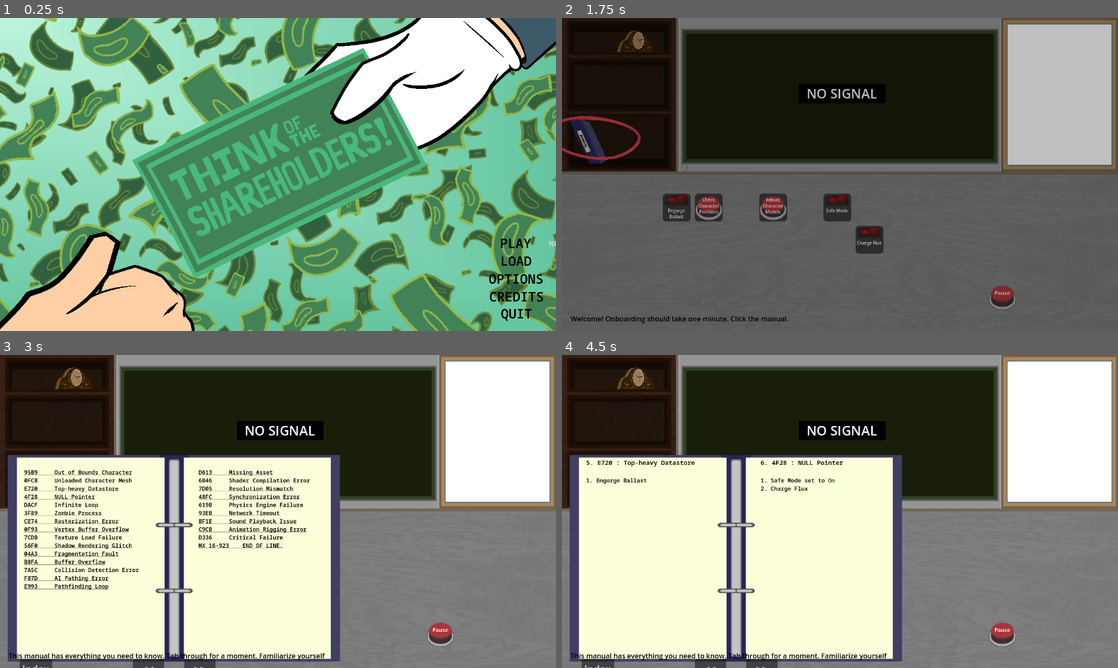
Above: before the commit, frames 1-4 (two rows, left to right).
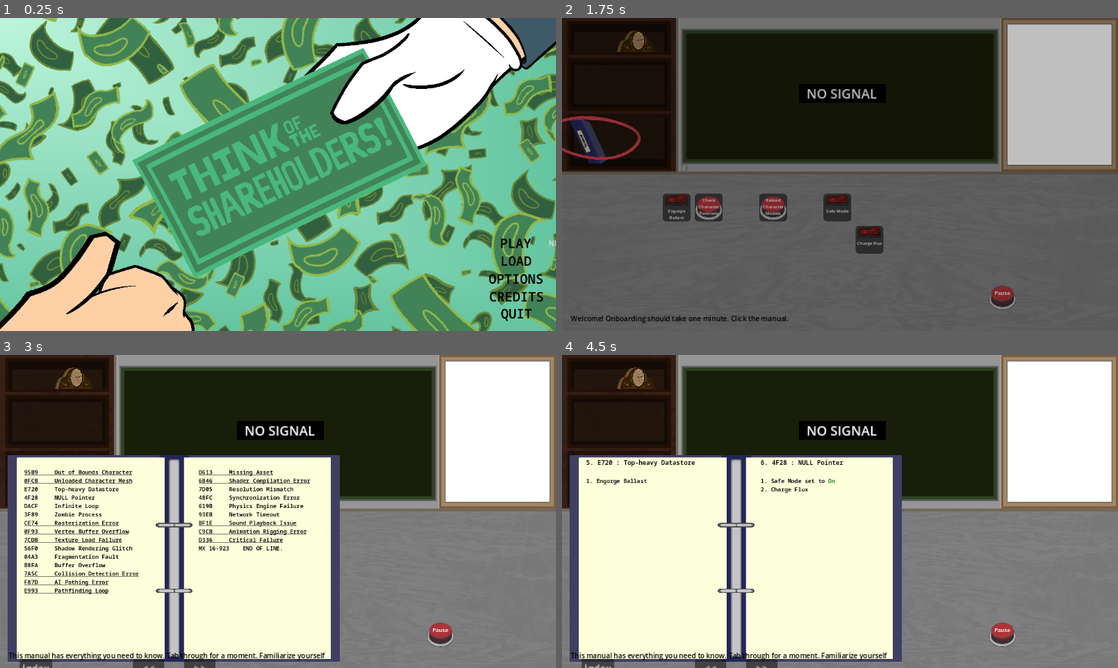
Above: after the commit, the same moments.

Repository: Carth501/team-ferret
Game: Godot game, scene res://scenes/main_menu.tscn
Same seed, same stepped clock (60 frames per second), same inputs: the game is played once before the commit and once after it. Sound files missing from this copy of the repository are replaced by a short silence.
Inputs (mouse positions are in pixels of both pictures, inside the frame that each line leads up to):
- Up to frame 1 (0.25 s): no input
- Up to frame 2 (1.75 s): click "NEW GAME" at 0.5 s; click "CONTINUE" at 1.25 s
- Up to frame 3 (3 s): click (144, 545) at 2.02 s; click (27, 477) at 2.75 s
- Up to frame 4 (4.5 s): click (706, 545) at 3.52 s; click (589, 477) at 4.25 s

The runs differ from the first frame. In frame 1, less than 0.1% of the frame differs, in the area x 0-100%, y 1-97%; in frame 2, 0.6%; in frame 3, 6.1%, in the area x 1-82%, y 4-100%; in frame 4, 1.7%.

Commit message:
Sounds, Splash, & Fullscreen
Added voice over sounds for tutorial (not implemented)
Created two splash screen scenes (not implemented)
Started working on graphic option to toggle fullscreen (not saving to config yet)

Diff:
--- a/icon.svg
+++ /dev/null
@@ -1 +0,0 @@
-<svg height="128" width="128" xmlns="http://www.w3.org/2000/svg"><rect x="2" y="2" width="124" height="124" rx="14" fill="#363d52" stroke="#212532" stroke-width="4"/><g transform="scale(.101) translate(122 122)"><g fill="#fff"><path d="M105 673v33q407 354 814 0v-33z"/><path fill="#478cbf" d="m105 673 152 14q12 1 15 14l4 67 132 10 8-61q2-11 15-15h162q13 4 15 15l8 61 132-10 4-67q3-13 15-14l152-14V427q30-39 56-81-35-59-83-108-43 20-82 47-40-37-88-64 7-51 8-102-59-28-123-42-26 43-46 89-49-7-98 0-20-46-46-89-64 14-123 42 1 51 8 102-48 27-88 64-39-27-82-47-48 49-83 108 26 42 56 81zm0 33v39c0 276 813 276 813 0v-39l-134 12-5 69q-2 10-14 13l-162 11q-12 0-16-11l-10-65H447l-10 65q-4 11-16 11l-162-11q-12-3-14-13l-5-69z"/><path d="M483 600c3 34 55 34 58 0v-86c-3-34-55-34-58 0z"/><circle cx="725" cy="526" r="90"/><circle cx="299" cy="526" r="90"/></g><g fill="#414042"><circle cx="307" cy="532" r="60"/><circle cx="717" cy="532" r="60"/></g></g></svg>
--- a/project.godot
+++ b/project.godot
@@ -13,7 +13,10 @@
 config/name="Think of the Shareholders!"
 run/main_scene="res://scenes/main_menu.tscn"
 config/features=PackedStringArray("4.2", "Mobile")
-config/icon="res://icon.svg"
+boot_splash/show_image=false
+boot_splash/fullsize=false
+boot_splash/use_filter=false
+config/icon="res://assets/images/Shareholders_Icon.png"
 
 [autoload]
 
@@ -30,6 +33,7 @@
 window/size/viewport_height=720
 window/size/resizable=false
 window/subwindows/embed_subwindows=false
+window/stretch/mode="canvas_items"
 
 [dotnet]
 
--- a/scenes/optionsMenu/settings_tab_container.tscn
+++ b/scenes/optionsMenu/settings_tab_container.tscn
@@ -88,9 +88,11 @@
 theme_override_styles/tab_unselected = SubResource("StyleBoxTexture_3rbuy")
 theme_override_styles/tab_focus = SubResource("StyleBoxEmpty_6sdeo")
 tab_alignment = 1
+current_tab = 1
 script = ExtResource("2_ccuh6")
 
 [node name="     Sound     " type="TabBar" parent="TabContainer"]
+visible = false
 layout_mode = 2
 theme = ExtResource("1_x8e27")
 
@@ -209,7 +211,6 @@
 text = "100%"
 
 [node name="    Graphics    " type="TabBar" parent="TabContainer"]
-visible = false
 layout_mode = 2
 theme = ExtResource("1_x8e27")
 
@@ -236,6 +237,18 @@
 theme_override_colors/font_outline_color = Color(0, 0, 0, 1)
 theme_override_constants/outline_size = 5
 text = "Graphic Options"
+
+[node name="View Settings" type="Control" parent="TabContainer/    Graphics    /MarginContainer/VBoxContainer"]
+layout_mode = 2
+
+[node name="toggle_fullscreen" type="CheckButton" parent="TabContainer/    Graphics    /MarginContainer/VBoxContainer/View Settings"]
+layout_mode = 0
+offset_right = 44.0
+offset_bottom = 24.0
+theme = ExtResource("1_x8e27")
+theme_override_colors/font_outline_color = Color(0, 0, 0, 1)
+theme_override_constants/outline_size = 5
+text = "Fullscreen"
 
 [node name="    Controls    " type="TabBar" parent="TabContainer"]
 visible = false
@@ -310,4 +323,5 @@
 [connection signal="value_changed" from="TabContainer/     Sound     /MarginContainer/VBoxContainer/Master Volume/HSlider" to="TabContainer/     Sound     /MarginContainer/VBoxContainer/Master Volume" method="update_label"]
 [connection signal="value_changed" from="TabContainer/     Sound     /MarginContainer/VBoxContainer/Music Volume/HSlider" to="TabContainer/     Sound     /MarginContainer/VBoxContainer/Music Volume" method="update_label"]
 [connection signal="value_changed" from="TabContainer/     Sound     /MarginContainer/VBoxContainer/Effects Volume/HSlider" to="TabContainer/     Sound     /MarginContainer/VBoxContainer/Effects Volume" method="update_label"]
+[connection signal="toggled" from="TabContainer/    Graphics    /MarginContainer/VBoxContainer/View Settings/toggle_fullscreen" to="." method="_on_toggle_fullscreen"]
 [connection signal="pressed" from="save and apply button" to="." method="save_config"]
--- /dev/null
+++ b/scenes/splash/gamejam_splash.tscn
@@ -0,0 +1,21 @@
+[gd_scene load_steps=2 format=3 uid="uid://cm64ucq8pvosq"]
+
+[ext_resource type="Texture2D" uid="uid://c6c2vnvw73pqu" path="res://assets/images/game_jam_splash.png" id="1_5o6mc"]
+
+[node name="gamejam_splash" type="Control"]
+layout_mode = 3
+anchors_preset = 15
+anchor_right = 1.0
+anchor_bottom = 1.0
+grow_horizontal = 2
+grow_vertical = 2
+
+[node name="TextureRect" type="TextureRect" parent="."]
+layout_mode = 1
+anchors_preset = 15
+anchor_right = 1.0
+anchor_bottom = 1.0
+grow_horizontal = 2
+grow_vertical = 2
+texture = ExtResource("1_5o6mc")
+expand_mode = 1
--- /dev/null
+++ b/scenes/splash/tots_splash.tscn
@@ -0,0 +1,45 @@
+[gd_scene load_steps=4 format=3 uid="uid://c1wpi5omlp25w"]
+
+[ext_resource type="Texture2D" uid="uid://cd08uun0vxu6j" path="res://assets/images/Think_Cover_ImgL.png" id="1_k3cwp"]
+[ext_resource type="Shader" path="res://shaders/TV.gdshader" id="2_cu2vp"]
+
+[sub_resource type="ShaderMaterial" id="ShaderMaterial_ih7gj"]
+shader = ExtResource("2_cu2vp")
+shader_parameter/vertJerkOpt = 0.2
+shader_parameter/vertMovementOpt = 0.0
+shader_parameter/bottomStaticOpt = 0.0
+shader_parameter/bottomStaticStrenth = 0.7
+shader_parameter/scalinesOpt = 0.8
+shader_parameter/rgbOffsetOpt = 0.2
+shader_parameter/horzFuzzOpt = 0.15
+
+[node name="tots_splash" type="Control"]
+layout_mode = 3
+anchors_preset = 15
+anchor_right = 1.0
+anchor_bottom = 1.0
+grow_horizontal = 2
+grow_vertical = 2
+
+[node name="TextureRect" type="TextureRect" parent="."]
+layout_mode = 1
+anchors_preset = 15
+anchor_right = 1.0
+anchor_bottom = 1.0
+offset_top = -201.0
+offset_bottom = 99.0
+grow_horizontal = 2
+grow_vertical = 2
+texture = ExtResource("1_k3cwp")
+
+[node name="TextureRect2" type="TextureRect" parent="."]
+material = SubResource("ShaderMaterial_ih7gj")
+layout_mode = 1
+anchors_preset = 15
+anchor_right = 1.0
+anchor_bottom = 1.0
+offset_top = -201.0
+offset_bottom = 99.0
+grow_horizontal = 2
+grow_vertical = 2
+texture = ExtResource("1_k3cwp")
--- a/scripts/settings.gd
+++ b/scripts/settings.gd
@@ -7,8 +7,12 @@
 @export var master_volume: Slider
 @export var music_volume: Slider
 @export var effects_volume: Slider
+@export var tog_fullscreen: CheckBox
+
 var config_path := "user://settings.cfg"
 var sound := "Sound"
+var graphic := "Graphics"
+
 
 func _ready():
 	var err = config.load(config_path)
@@ -24,6 +28,7 @@
 		config.set_value(sound, "master_volume", master_volume.value)
 		config.set_value(sound, "music_volume", music_volume.value)
 		config.set_value(sound, "effects_volume", effects_volume.value)
+		#config.set_value(graphic,"window_setting",)
 		config.save(config_path)
 		apply_volumes()
 
@@ -42,3 +47,10 @@
 		AudioServer.set_bus_volume_db(bus_id, db)
 	else:
 		set_mute_bus(bus_id, true)
+
+func _on_toggle_fullscreen(toggled_on):
+	if(toggled_on):
+		DisplayServer.window_set_mode(DisplayServer.WINDOW_MODE_FULLSCREEN)
+	else:
+		DisplayServer.window_set_mode(DisplayServer.WINDOW_MODE_WINDOWED)
+		DisplayServer.window_set_size(Vector2i(1280,720))
--- a/scripts/transition_scene.gd
+++ b/scripts/transition_scene.gd
@@ -1,3 +1,4 @@
+class_name transition_screen
 extends CanvasLayer
 
 signal transitioned
Not shown, added: assets/audio/voice_over/tut_step_1.wav.import
Not shown, added: assets/audio/voice_over/tut_step_2.wav.import
Not shown, added: assets/audio/voice_over/tut_step_3.wav.import
Not shown, added: assets/audio/voice_over/tut_step_4.wav.import
Not shown, added: assets/audio/voice_over/tut_step_5.wav.import
Not shown, added: assets/audio/voice_over/tut_step_6.wav.import
Not shown, added: assets/audio/voice_over/tut_step_7-8.wav.import
Not shown, added: assets/audio/voice_over/tut_step_9.wav.import
Binary file added: assets/images/Shareholders_Icon.png
Not shown, added: assets/images/Shareholders_Icon.png.import
Binary file added: assets/images/Think_Cover_ImgL.png
Not shown, added: assets/images/Think_Cover_ImgL.png.import
(and 17 more such lines)
